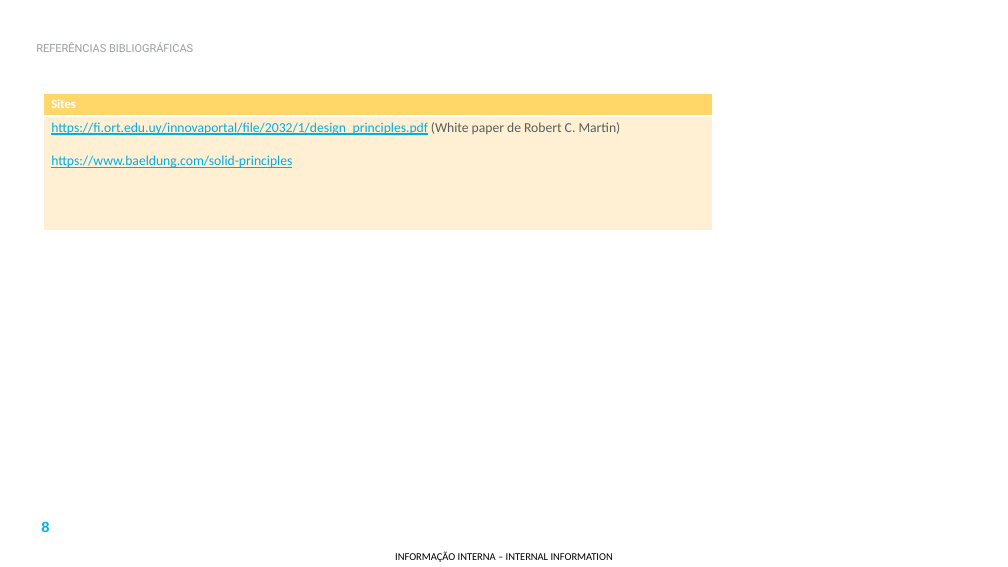
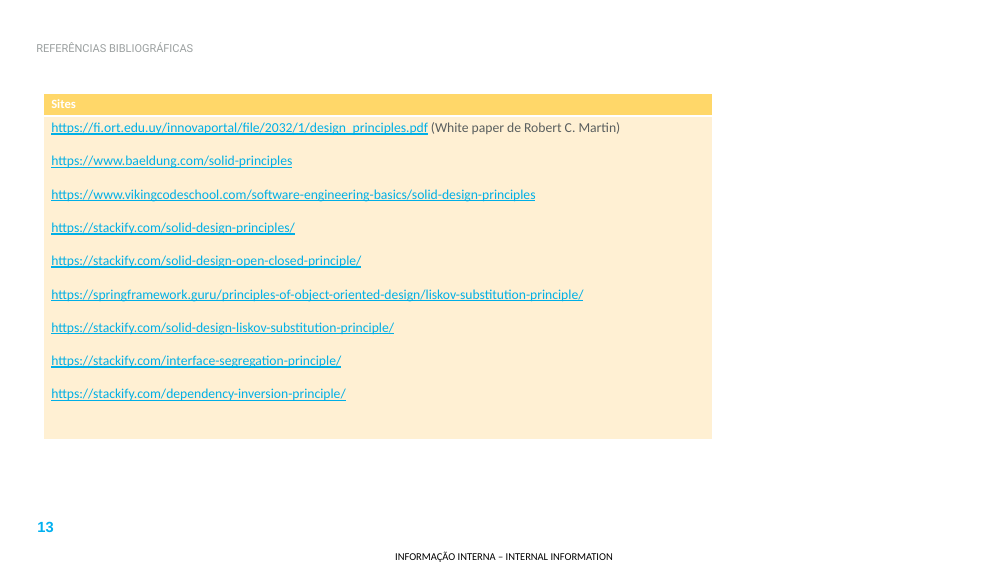
Before and after one commit to phkolbe/hello-world, a slide deck: slide 13 of presentations/08 - Qualidade de codigo - SOLID.pptx (slide 8 before the commit). Drawn at 1008x567 pixels with LibreOffice and Linux fonts; fonts in the diff are those of the drawing; background and template pictures are left out. Boxes give left, top, right and bottom in pixels: in the first picture for what was removed or moved away, otherwise in the second. Text is boxed around its words. In the diff, an @@ line names an element or a change of style, - is before the commit and + after.

```diff
--- a/presentations/08 - Qualidade de codigo - SOLID.pptx
+++ b/presentations/08 - Qualidade de codigo - SOLID.pptx
@@ table at [44,93,712,435] @@
-row 2, column 1: https://fi.ort.edu.uy/innovaportal/file/2032/1/design_principles.pdf (White paper de Robert C. Martin) / https://www.baeldung.com/solid-principles
+row 2, column 1: https://fi.ort.edu.uy/innovaportal/file/2032/1/design_principles.pdf (White paper de Robert C. Martin) / https://www.baeldung.com/solid-principles / https://www.vikingcodeschool.com/software-engineering-basics/solid-design-principles / https://stackify.com/solid-design-principles/ / https://stackify.com/solid-design-open-closed-principle/ / https://springframework.guru/principles-of-object-oriented-design/liskov-substitution-principle/ / https://stackify.com/solid-design-liskov-substitution-principle/ / https://stackify.com/interface-segregation-principle/ / https://stackify.com/dependency-inversion-principle/
@@ page number at [37,521,53,532]: text changed @@
-8
+13
```
Also in this commit, not shown: 3 other slides changed, 5 slides added, 23 other files.
